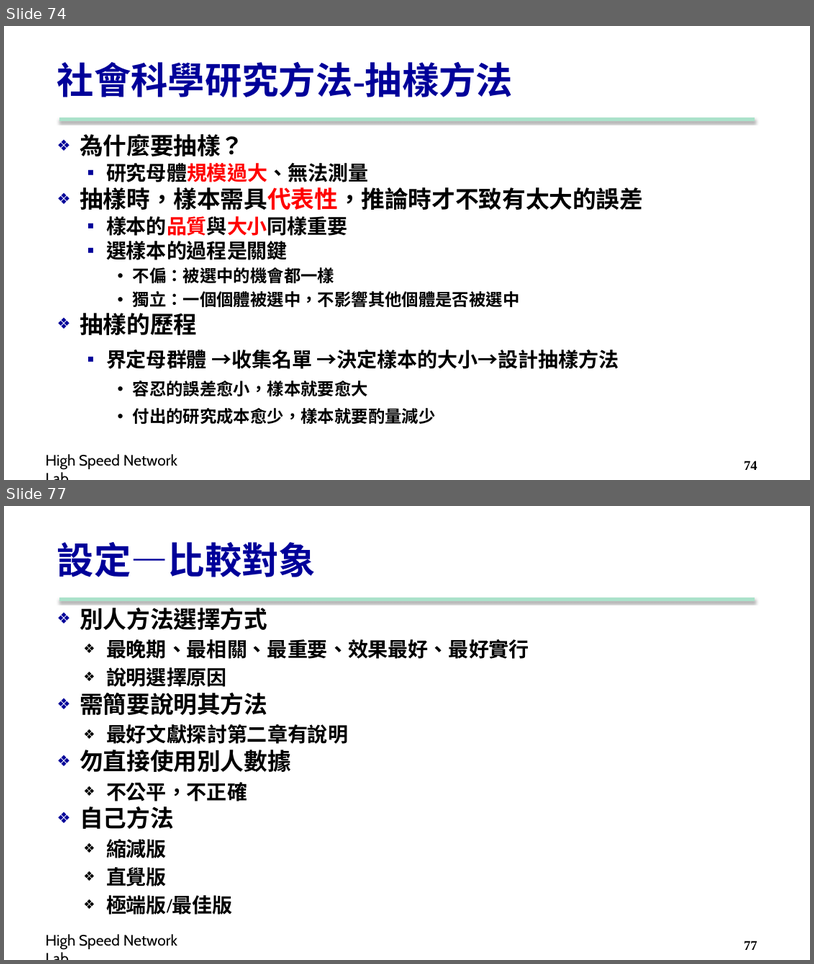
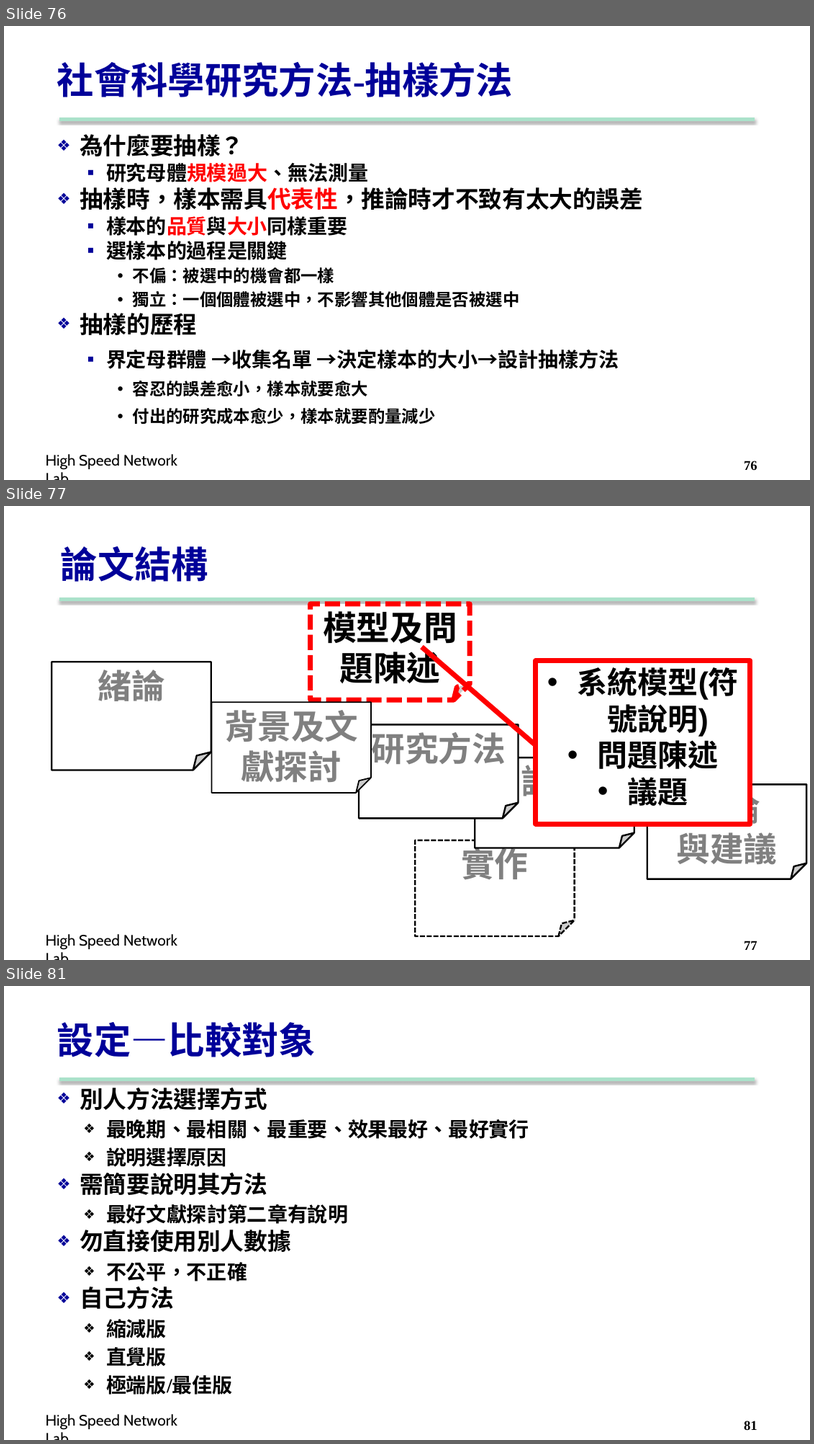
Before and after one commit to carina419/NTUST, a slide deck: MI5014701 科技研究與論文寫作 Technology Research and Thesis Writing/2. Structure.pptx. Shown one above the other, each under a label of ours: slides 74 and 77 before the commit, slides 76, 77 and 81 after it; the slides between them are not shown. The pictures are 814x964 and 814x1444 pixels, drawn with LibreOffice and Linux fonts; fonts in the diff are those of the drawing; background and template pictures are left out. Boxes give left, top, right and bottom in pixels: in the first picture for what was removed or moved away, otherwise in the second. Text is boxed around its words. In the diff, an @@ line names an element or a change of style, - is before the commit and + after.

Commit message:
更新論文簡報

```diff
--- a/MI5014701 科技研究與論文寫作 Technology Research and Thesis Writing/2. Structure.pptx
+++ b/MI5014701 科技研究與論文寫作 Technology Research and Thesis Writing/2. Structure.pptx
@@ slide 77 added at (4,506,810,960), background #FFFFFF; not listed: 2 template elements that a slide beside it also shows @@
@@ title added at (61,546,208,582), 44 pt, text #000099, bold @@
+論文結構
@@ folded corner added at (311,604,471,700), fill #FFFFFF, outline #FF0000 6 pt dashed, 40 pt, text #000000, bold @@
+  模型及問題陳述
@@ folded corner added at (52,662,211,770), fill #FFFFFF, outline #000000 2 pt, 40 pt, text #808080, bold @@
+緒論
@@ border callout added at (536,661,751,824), fill #FFFFFF, outline #FF0000 6 pt, 36 pt, text #000000, bold @@
+• 系統模型(符號說明)
+• 問題陳述
+• 議題
@@ folded corner added at (212,702,372,793), fill #FFFFFF, outline #000000 1.5 pt, 40 pt, text #808080, bold @@
+背景及文獻探討
@@ folded corner added at (359,724,519,818), fill #FFFFFF, outline #000000 2 pt, 40 pt, text #808080, bold @@
+研究方法
@@ folded corner added at (476,758,635,848), fill #FFFFFF, outline #000000 2 pt, 40 pt, text #808080, bold @@
+評估
@@ folded corner added at (648,784,808,879), fill #FFFFFF, outline #000000 2 pt, 40 pt, text #808080, bold @@
+結論
+與建議
@@ folded corner added at (415,840,575,936), fill #FFFFFF, outline #000000 2 pt dashed, 40 pt, text #808080, bold @@
+實作
@@ page number added at (744,940,758,950), 16 pt, text #000000, bold @@
+77
@@ what was slide 74 is now slide 76 @@
@@ page number at (744,460,758,470): text changed @@
-74
+76
@@ what was slide 77 is now slide 81 @@
@@ page number at (744,1420,758,1430): text changed @@
-77
+81
```
Also in this commit, not shown: 21 slides changed, 3 other slides added, 2 other files.
